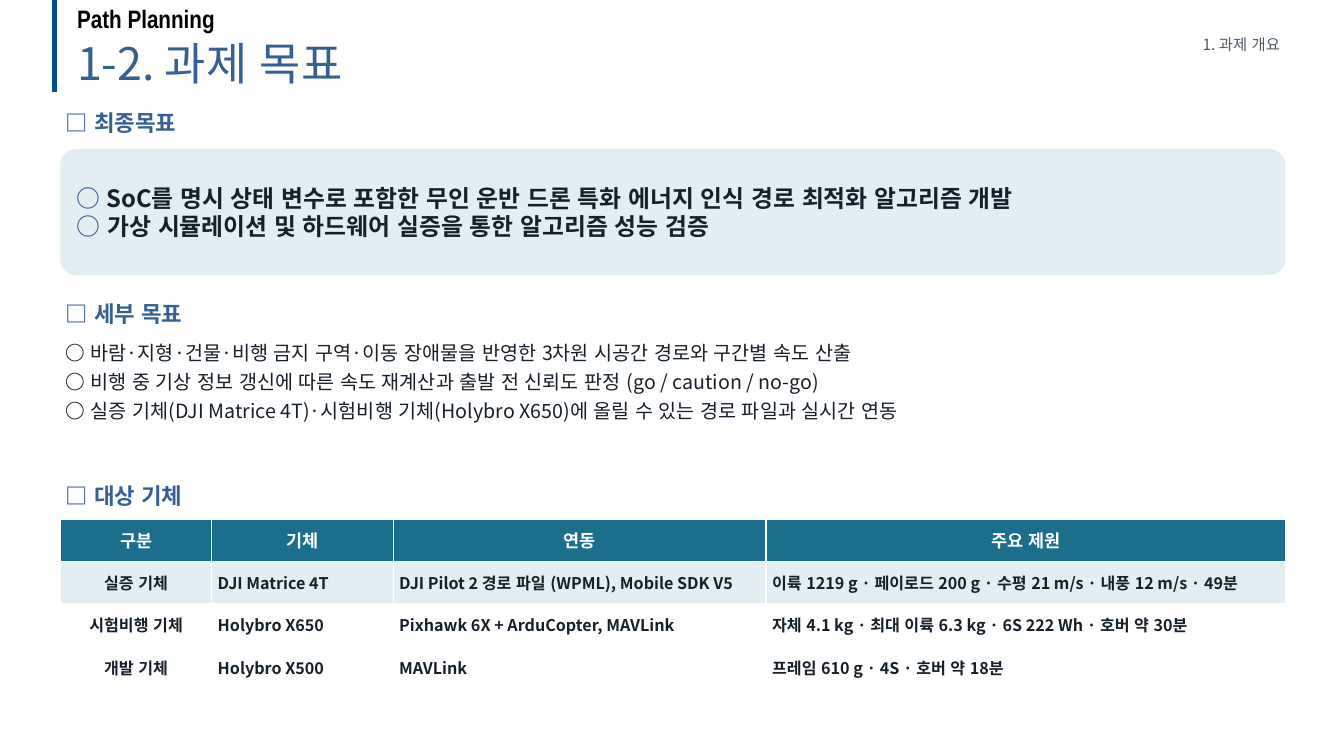
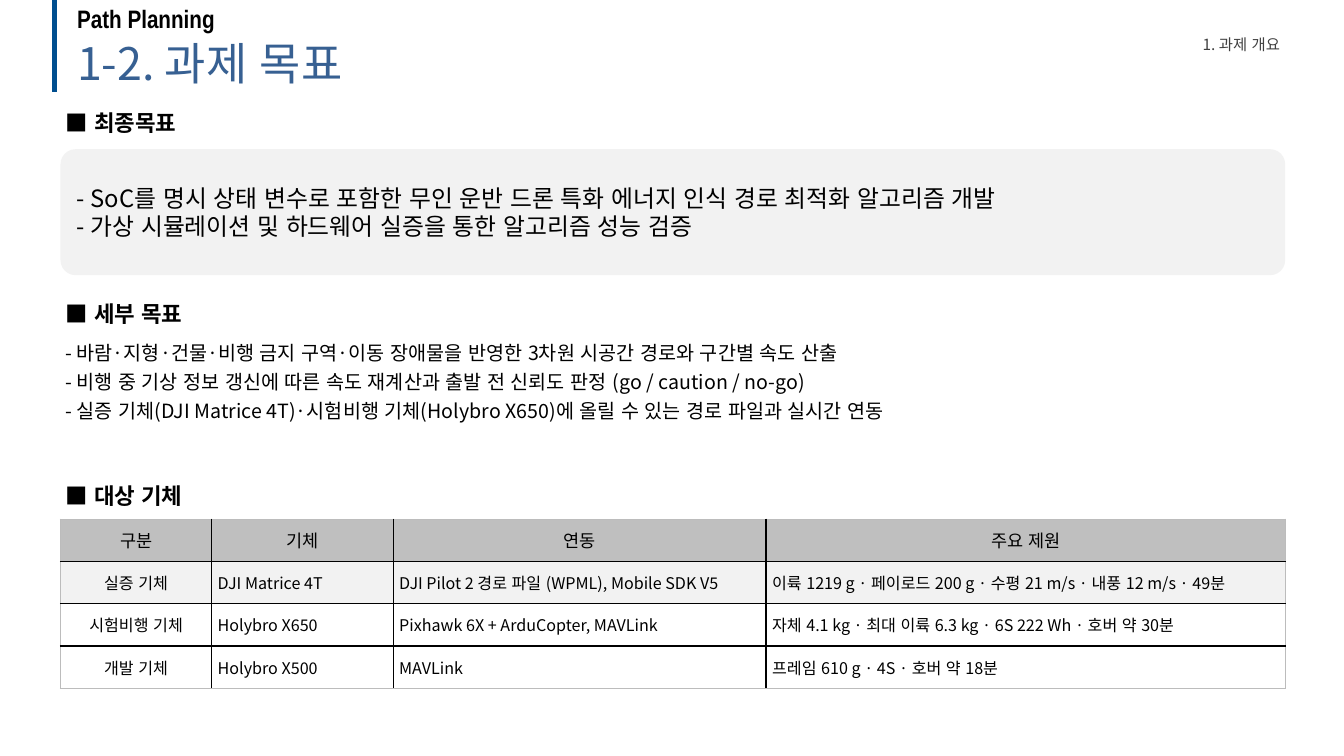
Before and after one commit to dnfl5345/Drone_path_opt, a slide deck: slide 4 of docs/drone_soc_business_talk.pptx. Drawn at 1344x756 pixels with LibreOffice and Linux fonts; fonts in the diff are those of the drawing; background and template pictures are left out. Boxes give left, top, right and bottom in pixels: in the first picture for what was removed or moved away, otherwise in the second. Text is boxed around its words. In the diff, an @@ line names an element or a change of style, - is before the commit and + after.

```diff
--- a/docs/drone_soc_business_talk.pptx
+++ b/docs/drone_soc_business_talk.pptx
@@ text "1. 과제 개요" at (x1=1203, y1=37, x2=1280, y2=51): text colour #4C5A66 to #404040 @@
@@ text at (x1=94, y1=112, x2=176, y2=133): text changed; text colour #376092 to #000000 @@
-□ 최종목표
+■ 최종목표
@@ rounded rectangle "- SoC를 명시 상태 변수로 ..." at (x1=60, y1=149, x2=1286, y2=275): fill #E3EEF3 to #F2F2F2 @@
@@ text in rounded rectangle at (x1=91, y1=187, x2=996, y2=237): text changed; text colour #16202A to #000000; bold off @@
-○ SoC를 명시 상태 변수로 포함한 무인 운반 드론 특화 에너지 인식 경로 최적화 알고리즘 개발
-○ 가상 시뮬레이션 및 하드웨어 실증을 통한 알고리즘 성능 검증
+- SoC를 명시 상태 변수로 포함한 무인 운반 드론 특화 에너지 인식 경로 최적화 알고리즘 개발
+- 가상 시뮬레이션 및 하드웨어 실증을 통한 알고리즘 성능 검증
@@ text at (x1=94, y1=303, x2=182, y2=324): text changed; text colour #376092 to #000000 @@
-□ 세부 목표
+■ 세부 목표
@@ text at (x1=77, y1=343, x2=883, y2=423): text changed; text colour #16202A to #000000 @@
-○ 바람·지형·건물·비행 금지 구역·이동 장애물을 반영한 3차원 시공간 경로와 구간별 속도 산출
-○ 비행 중 기상 정보 갱신에 따른 속도 재계산과 출발 전 신뢰도 판정 (go / caution / no-go)
-○ 실증 기체(DJI Matrice 4T)·시험비행 기체(Holybro X650)에 올릴 수 있는 경로 파일과 실시간 연동
+- 바람·지형·건물·비행 금지 구역·이동 장애물을 반영한 3차원 시공간 경로와 구간별 속도 산출
+- 비행 중 기상 정보 갱신에 따른 속도 재계산과 출발 전 신뢰도 판정 (go / caution / no-go)
+- 실증 기체(DJI Matrice 4T)·시험비행 기체(Holybro X650)에 올릴 수 있는 경로 파일과 실시간 연동
@@ text at (x1=94, y1=485, x2=182, y2=506): text changed; text colour #376092 to #000000 @@
-□ 대상 기체
+■ 대상 기체
@@ table at (x1=60, y1=519, x2=1286, y2=689) @@
@@ fill #1B6E8C to #BFBFBF in row 1 @@
@@ fill #E3EEF3 to #F2F2F2 in row 2 @@
@@ text colour #FFFFFF to #000000 in "구분", "기체", "연동", "주요 제원" @@
@@ bold off, text colour #16202A to #000000 @@
@@ borders changed @@
```
Also in this commit, not shown: 21 other slides changed, 10 other files.
